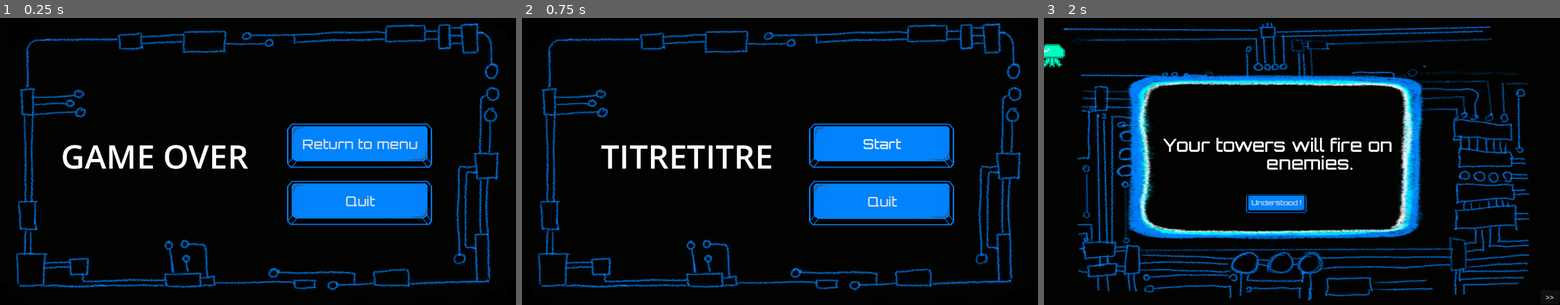
Above: before the commit, frames 1-3 (left to right).
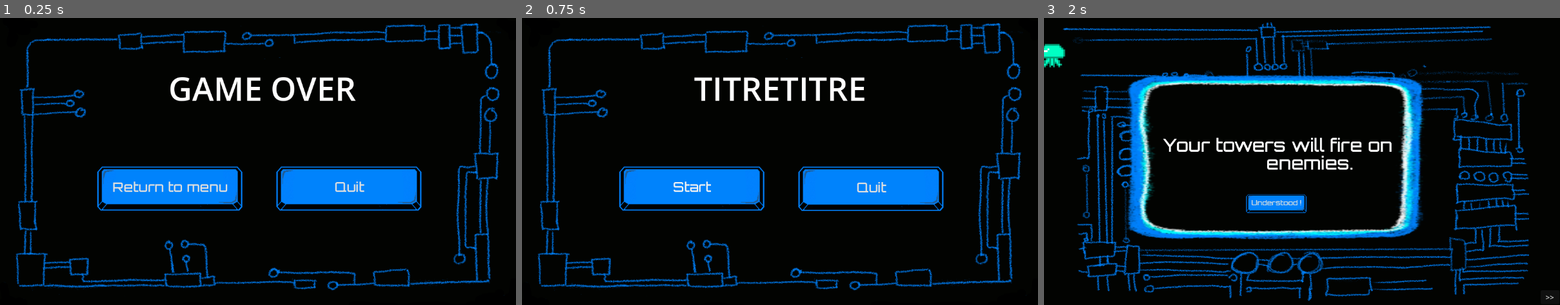
Above: after the commit, the same moments.

Repository: pbagnoud/minijam183
Game: Godot game, scene res://Scenes/gameover_screen.tscn
Same seed, same stepped clock (60 frames per second), same inputs: the game is played once before the commit and once after it. This scene is started directly instead of the project's main scene.
Inputs:
- Up to frame 1 (0.25 s): no input
- Up to frame 2 (0.75 s): click "Return to menu" at 0.5 s
- Up to frame 3 (2 s): click "Start" at 1.25 s

The runs differ from the first frame. In frame 1, 13% of the frame differs, in the area x 12-84%, y 20-73%; in frame 2, 13%; in frame 3, nothing differs.

Commit message:
label theme

Diff:
--- a/minijam183/Scenes/gameover_screen.tscn
+++ b/minijam183/Scenes/gameover_screen.tscn
@@ -8,19 +8,19 @@
 script = ExtResource("1_tej7u")
 
 [node name="ButtonStart" type="Button" parent="."]
-offset_left = 640.0
-offset_top = 216.0
-offset_right = 968.0
-offset_bottom = 368.0
+offset_left = 216.0
+offset_top = 312.0
+offset_right = 544.0
+offset_bottom = 464.0
 theme = ExtResource("2_nr11q")
 theme_override_font_sizes/font_size = 30
 text = "Return to menu"
 
 [node name="ButtonQuit" type="Button" parent="."]
-offset_left = 640.0
-offset_top = 344.0
-offset_right = 968.0
-offset_bottom = 496.0
+offset_left = 616.0
+offset_top = 312.0
+offset_right = 944.0
+offset_bottom = 464.0
 theme = ExtResource("2_nr11q")
 theme_override_font_sizes/font_size = 30
 text = "Quit"
@@ -32,10 +32,10 @@
 texture = ExtResource("2_wx2yo")
 
 [node name="Label" type="Label" parent="."]
-offset_left = 136.0
-offset_top = 264.0
-offset_right = 568.0
-offset_bottom = 368.0
+offset_left = 376.0
+offset_top = 112.0
+offset_right = 808.0
+offset_bottom = 216.0
 theme_override_colors/font_color = Color(0.997053, 0.997053, 0.997053, 1)
 theme_override_font_sizes/font_size = 73
 text = "GAME OVER"
--- a/minijam183/Scenes/start_screen.tscn
+++ b/minijam183/Scenes/start_screen.tscn
@@ -16,20 +16,20 @@
 
 [node name="ButtonStart" type="Button" parent="."]
 layout_mode = 0
-offset_left = 640.0
-offset_top = 216.0
-offset_right = 968.0
-offset_bottom = 368.0
+offset_left = 216.0
+offset_top = 312.0
+offset_right = 544.0
+offset_bottom = 464.0
 theme = ExtResource("2_60ddj")
 theme_override_font_sizes/font_size = 30
 text = "Start"
 
 [node name="ButtonQuit" type="Button" parent="."]
 layout_mode = 0
-offset_left = 640.0
-offset_top = 344.0
-offset_right = 968.0
-offset_bottom = 497.0
+offset_left = 616.0
+offset_top = 312.0
+offset_right = 944.0
+offset_bottom = 465.0
 theme = ExtResource("2_60ddj")
 theme_override_font_sizes/font_size = 30
 text = "Quit"
@@ -42,10 +42,10 @@
 
 [node name="Label" type="Label" parent="."]
 layout_mode = 0
-offset_left = 176.0
-offset_top = 264.0
-offset_right = 568.0
-offset_bottom = 368.0
+offset_left = 384.0
+offset_top = 112.0
+offset_right = 776.0
+offset_bottom = 216.0
 theme_override_colors/font_color = Color(0.997053, 0.997053, 0.997053, 1)
 theme_override_font_sizes/font_size = 73
 text = "TITRETITRE"
